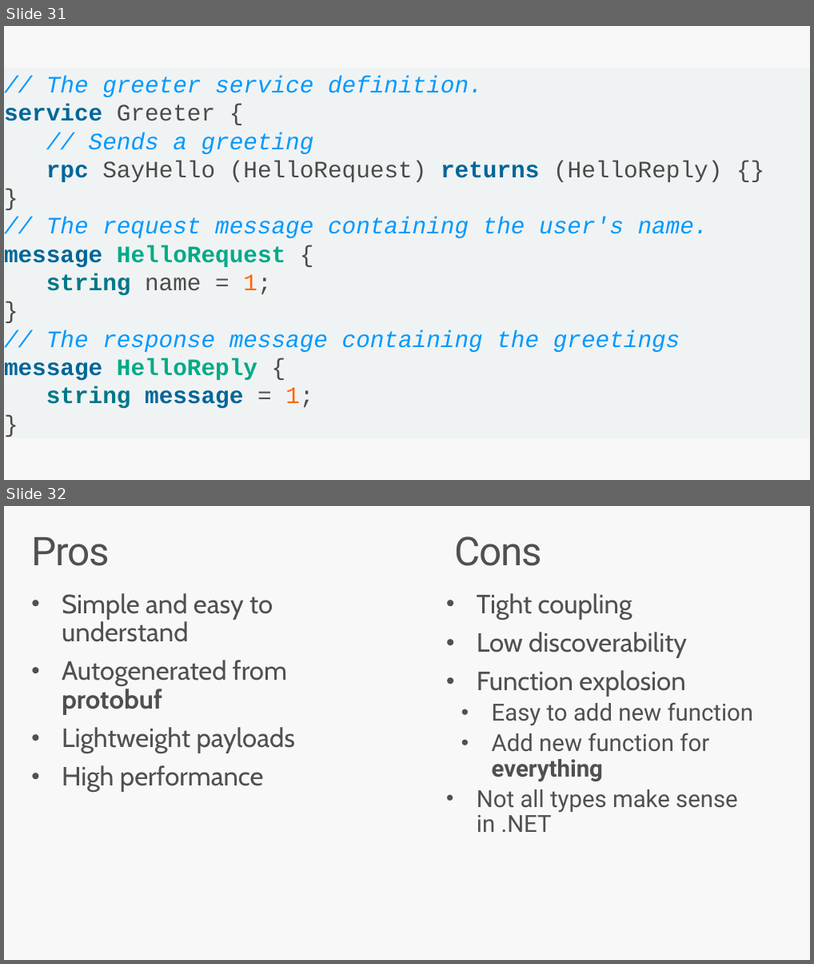
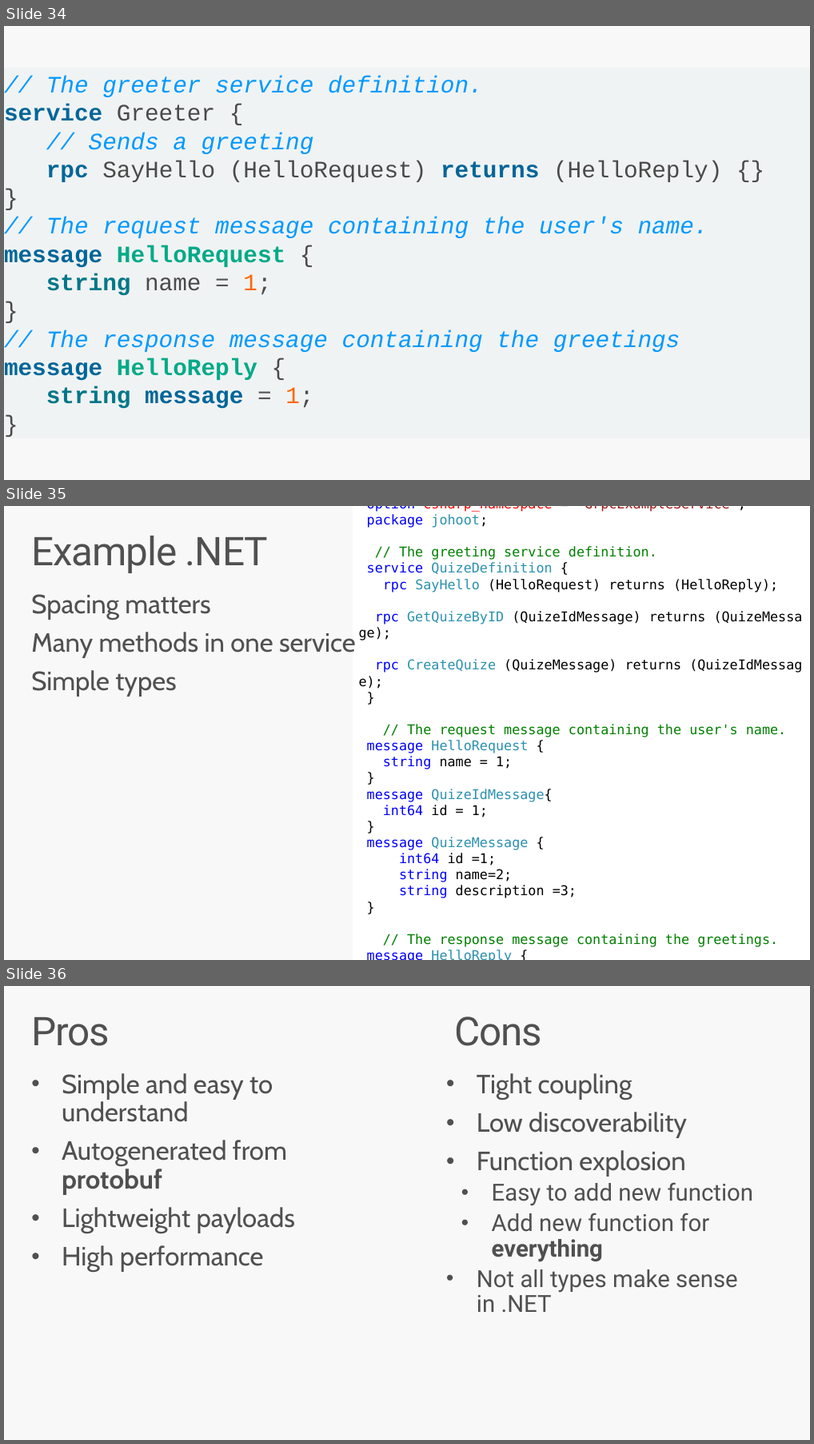
Before and after one commit to jlamch/.net-core, a slide deck: 3.api-flavours.pptx. Shown one above the other, each under a label of ours: slides 31 and 32 before the commit, slides 34, 35 and 36 after it. The pictures are 814x964 and 814x1444 pixels, drawn with LibreOffice and Linux fonts; fonts in the diff are those of the drawing. Boxes give left, top, right and bottom in pixels: in the first picture for what was removed or moved away, otherwise in the second. Text is boxed around its words. In the diff, an @@ line names an element or a change of style, - is before the commit and + after.

```diff
--- a/3.api-flavours.pptx
+++ b/3.api-flavours.pptx
@@ slide 35 added at [4, 506, 810, 960], background #F8F8F8 @@
@@ rectangle added at [353, 506, 810, 960], fill #FFFFFF, 16 pt, text #000000 @@
+syntax = "proto3";
+option csharp_namespace = "GrpcExampleService";
+package johoot;
+// The greeting service definition.
+service QuizeDefinition {
+rpc SayHello (HelloRequest) returns (HelloReply);
+rpc GetQuizeByID (QuizeIdMessage) returns (QuizeMessage);
+rpc CreateQuize (QuizeMessage) returns (QuizeIdMessage);
+}
+// The request message containing the user's name.
+message HelloRequest {
+string name = 1;
+}
+message QuizeIdMessage{
+int64 id = 1;
+}
+message QuizeMessage {
+int64 id =1;
+string name=2;
+string description =3;
+}
+// The response message containing the greetings.
+message HelloReply {
+string message = 1;
+}
@@ title added at [31, 536, 268, 573], 47 pt, text #505050 @@
+Example .NET
@@ text added at [31, 594, 356, 696], 31.4 pt, text #505050 @@
+Spacing matters
+Many methods in one service
+Simple types
@@ what was slide 31 is now slide 34 @@
@@ what was slide 32 is now slide 36 @@
```
Also in this commit, not shown: 7 slides changed, 13 other slides added, 7 other files.
